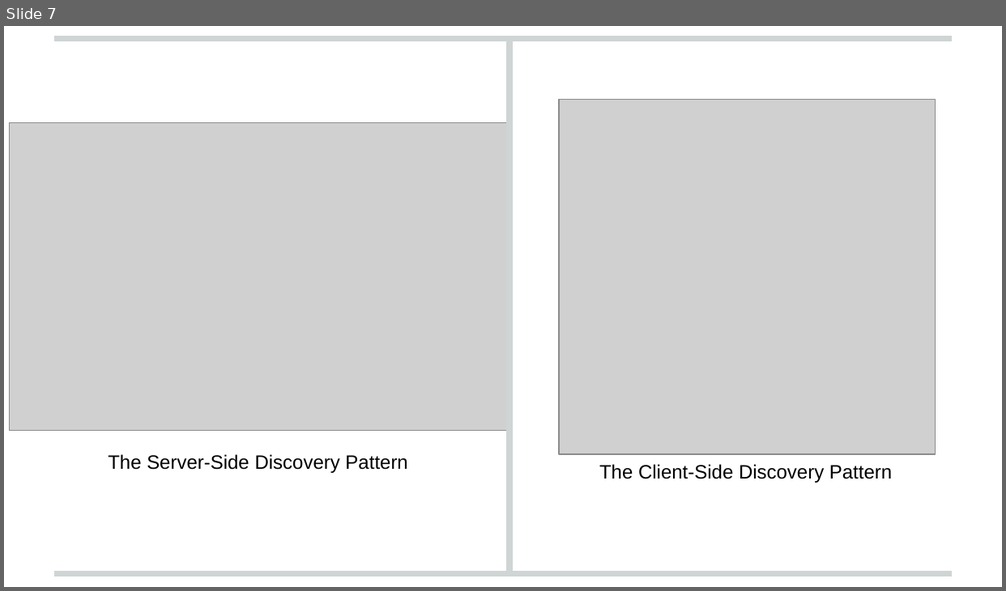
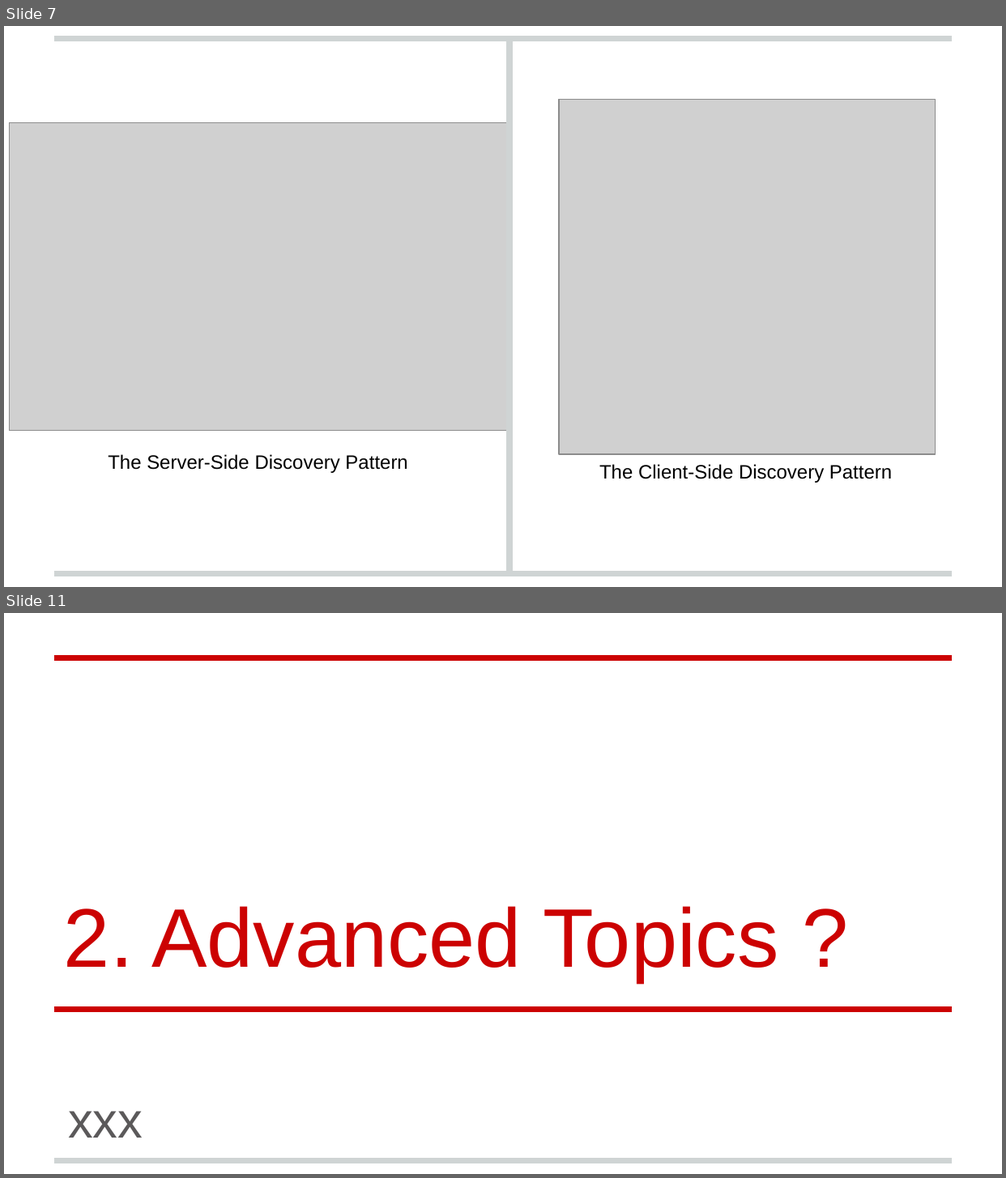
Before and after one commit to andrew0928/Meetup, a slide deck: 20180911.DevOpsDaysTaipei2018/Andrew-ServiceDiscovery (簡報).pptx. Shown one above the other, each under a label of ours: slide 7 before the commit, slides 7 and 11 after it; the slides between them are not shown. The pictures are 1006x591 and 1006x1178 pixels, drawn with LibreOffice and Linux fonts; fonts in the diff are those of the drawing; grey boxes stand for pictures; background and template pictures are left out. Boxes give left, top, right and bottom in pixels: in the first picture for what was removed or moved away, otherwise in the second. Text is boxed around its words. In the diff, an @@ line names an element or a change of style, - is before the commit and + after.

```diff
--- a/20180911.DevOpsDaysTaipei2018/Andrew-ServiceDiscovery (簡報).pptx
+++ b/20180911.DevOpsDaysTaipei2018/Andrew-ServiceDiscovery (簡報).pptx
@@ slide 11 added at (4, 613, 1002, 1174), background #FFFFFF; not listed: 1 template element that a slide beside it also shows @@
@@ line added from (54, 658) to (952, 658), #CC0202 4.5 pt @@
@@ title added at (64, 906, 779, 982), 60 pt, text #CC0202 @@
+2. Advanced Topics ?
@@ line added from (54, 1009) to (952, 1009), #CC0202 4.5 pt @@
@@ subtitle added at (68, 1111, 143, 1138), 36 pt, text #5B595A @@
+xxx
```
Also in this commit, not shown: 1 slide changed, 24 other slides added, 1 slide removed.
